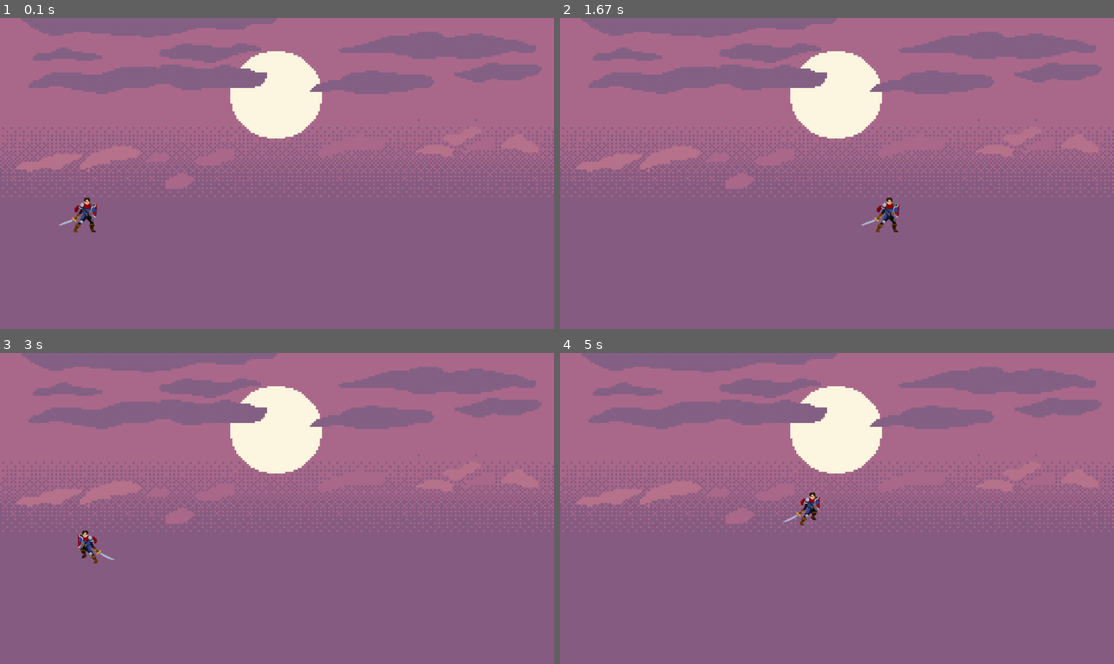
Above: before the commit, frames 1-4 (two rows, left to right).
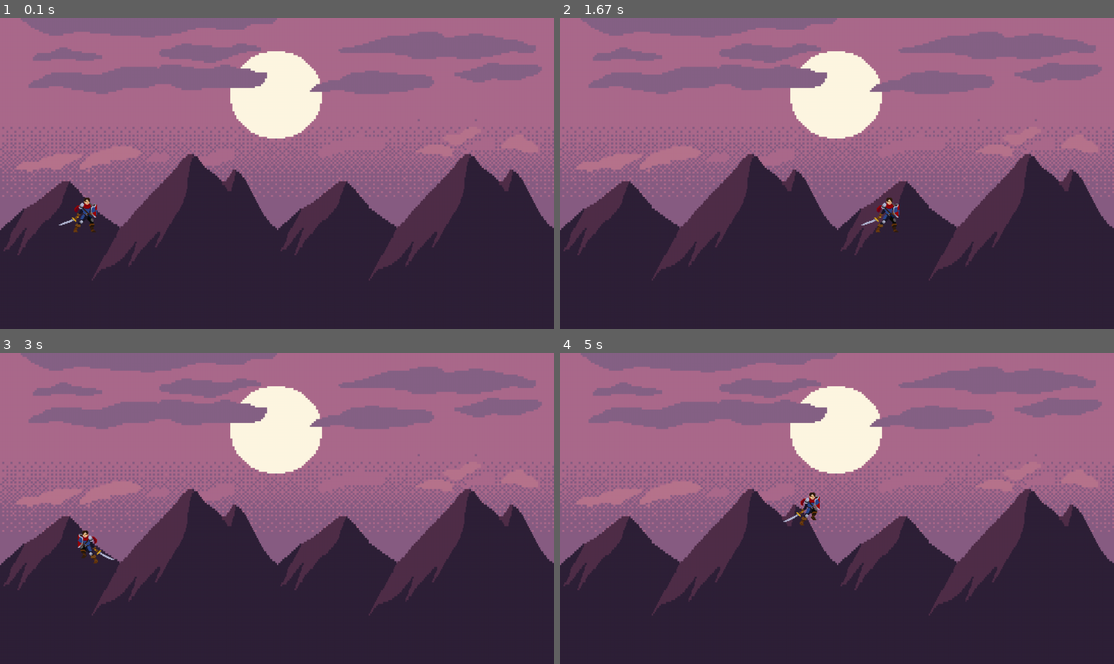
Above: after the commit, the same moments.

Repository: Simyo-tech/apPYGAME
Game: pygame game, started from main.py
Two runs of this game, one before a commit and one after it. Both use one fixed random seed, a clock stepped at 60 frames per second and the inputs below.
Inputs:
- Up to frame 1 (0.1 s): no input
- Up to frame 2 (1.67 s): hold D 0.33-0.8 s; hold W 0.83-1.13 s; hold D 1.17-1.63 s
- Up to frame 3 (3 s): hold A 1.67-2.2 s; hold A 2.23-2.63 s; hold W from 2.67 s (still down)
- Up to frame 4 (5 s): release W at 3.03 s; hold D 3.07-3.7 s; hold A 3.73-4.2 s; hold D 4.23-4.7 s; hold W from 4.73 s (still down)

The runs differ from the first frame. In frame 1, 43% of the frame differs, in the area x 0-100%, y 43-100%; in frame 2, 43%; in frame 3, 43%; in frame 4, 43%.

Commit message:
zweiter hintergrund

Diff:
--- a/main.py
+++ b/main.py
@@ -26,8 +26,10 @@
     screen.fill(BG)
     size = (1280, 720)
     hintergrund = pygame.image.load("Bilder/Hintergrund/parallax_mountain_pack/layers/parallax-mountain-bg.png")
+    berge = pygame.image.load("Bilder/Hintergrund/parallax_mountain_pack/layers/parallax-mountain-mountains.png")
     #pygame.draw.line(screen, RED, (0, 500), (SCREEN_WIDTH, 500))
     screen.blit(pygame.transform.scale(hintergrund,size),(0,0))
+    screen.blit(pygame.transform.scale(berge,size),(0,0))
 
 
 
